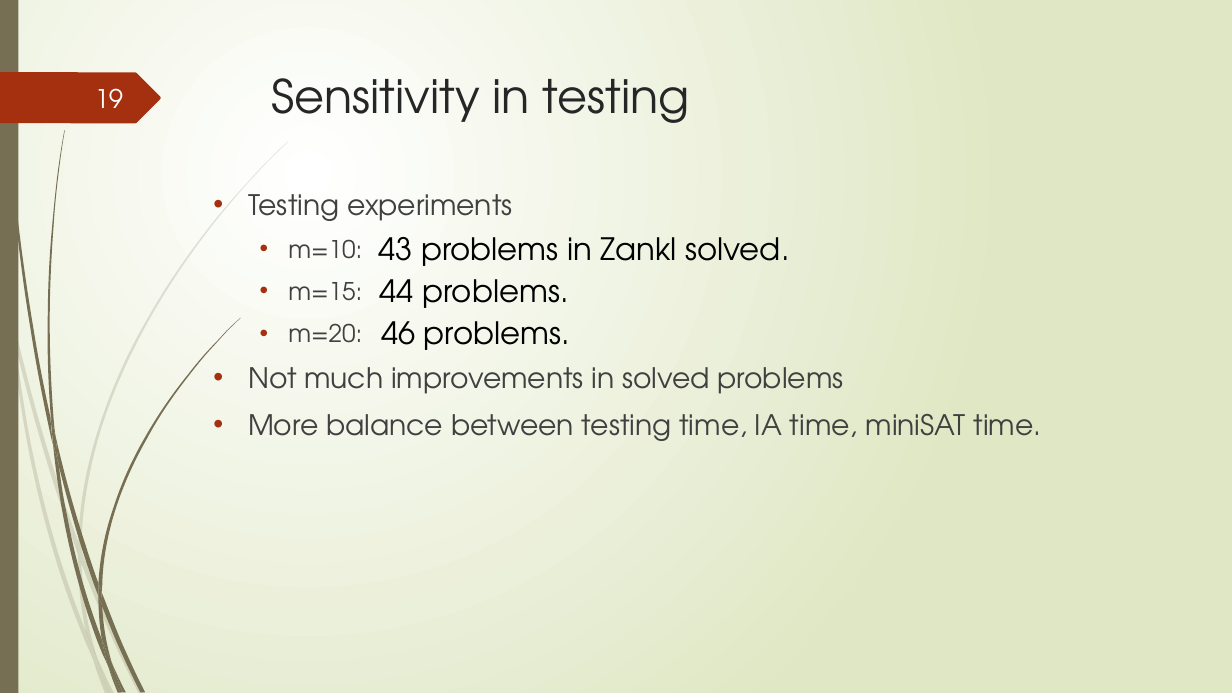
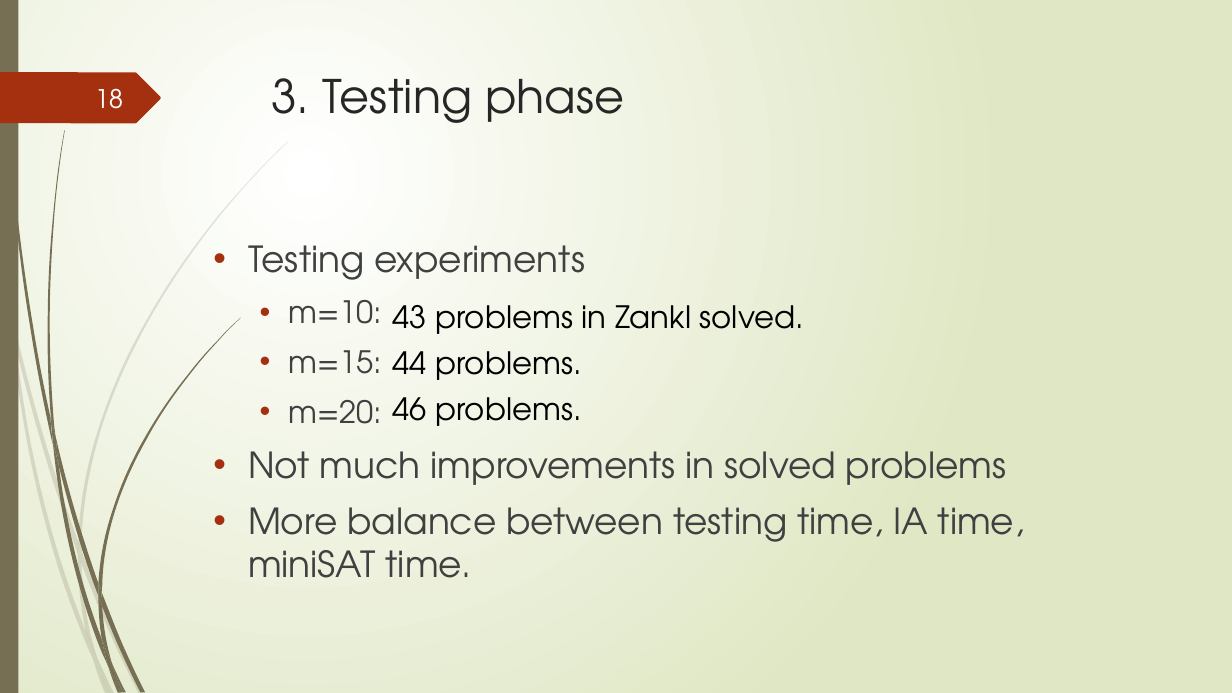
Before and after one commit to tungvx/raSAT, a slide deck: slide 18 of report/midterm.pptx (slide 19 before the commit). Drawn at 1232x693 pixels with LibreOffice and Linux fonts; fonts in the diff are those of the drawing. Boxes give left, top, right and bottom in pixels: in the first picture for what was removed or moved away, otherwise in the second. Text is boxed around its words. In the diff, an @@ line names an element or a change of style, - is before the commit and + after.

```diff
--- a/report/midterm.pptx
+++ b/report/midterm.pptx
@@ page number at (x1=95, y1=88, x2=123, y2=109): text changed @@
-19
+18
@@ title at (x1=271, y1=78, x2=624, y2=123): text changed @@
-Sensitivity in testing
+3. Testing phase
@@ text "Testing experiments" at (x1=248, y1=245, x2=1024, y2=578): size 22 to 28 pt in "Testing experiments", "Not much improvements in solved problems", "More balance between testing time, IA time, ..."; size 19 to 24 pt in "m=10:", "m=15:", "m=20:" @@
@@ text "43 problems in Zankl solved." moved from (x1=379, y1=237, x2=789, y2=266) to (x1=393, y1=305, x2=804, y2=334) @@
@@ text "44 problems." moved from (x1=380, y1=279, x2=569, y2=308) to (x1=393, y1=351, x2=582, y2=380) @@
@@ text "46 problems." moved from (x1=381, y1=321, x2=570, y2=350) to (x1=393, y1=397, x2=582, y2=426) @@
```
Also in this commit, not shown: 17 other slides changed, 3 slides added, 3 slides removed, 3 other files.
